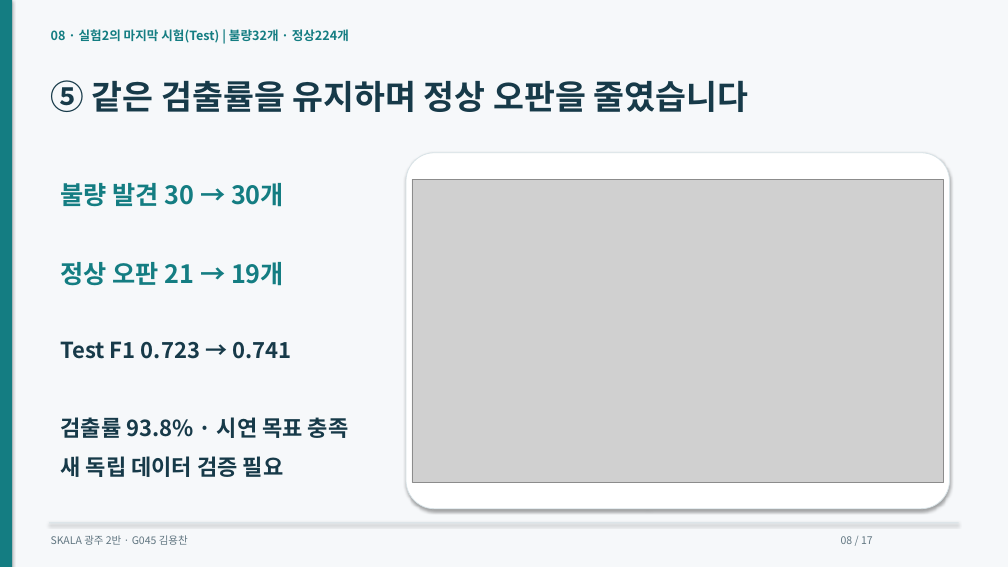
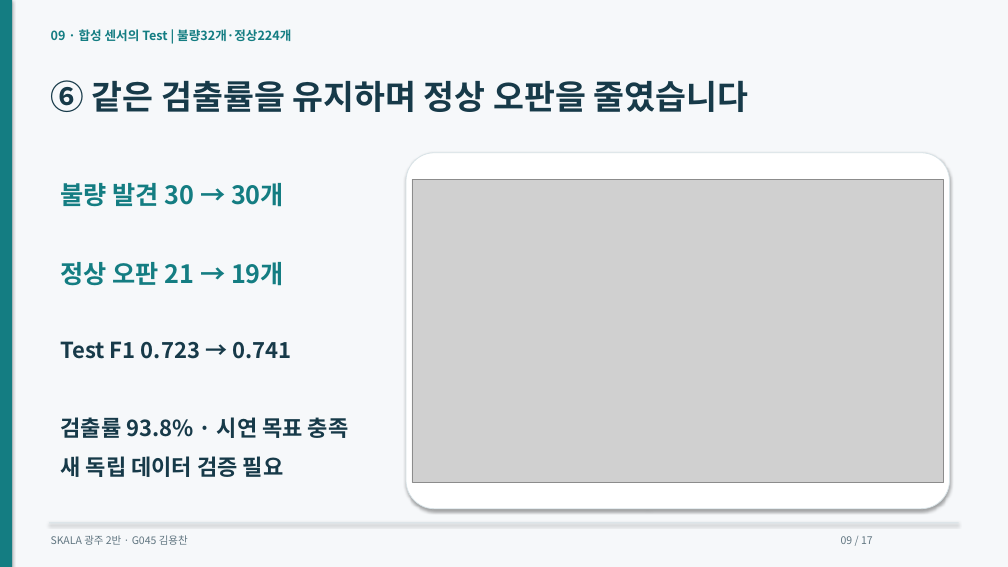
Before and after one commit to dragonchan95/Semiconductor-AI-Agent, a slide deck: slide 9 of docs/G045_Semiconductor_Agent.pptx (slide 8 before the commit). Drawn at 1008x567 pixels with LibreOffice and Linux fonts; fonts in the diff are those of the drawing; grey boxes stand for pictures. Boxes give left, top, right and bottom in pixels: in the first picture for what was removed or moved away, otherwise in the second. Text is boxed around its words. In the diff, an @@ line names an element or a change of style, - is before the commit and + after.

```diff
--- a/docs/G045_Semiconductor_Agent.pptx
+++ b/docs/G045_Semiconductor_Agent.pptx
@@ text at (x1=51, y1=29, x2=291, y2=41): text changed @@
-08 · 실험2의 마지막 시험(Test) | 불량32개 · 정상224개
+09 · 합성 센서의 Test | 불량32개·정상224개
@@ text at (x1=51, y1=80, x2=749, y2=112): text changed @@
-⑤ 같은 검출률을 유지하며 정상 오판을 줄였습니다
+⑥ 같은 검출률을 유지하며 정상 오판을 줄였습니다
```
Also in this commit, not shown: 13 other slides changed, 1 slide added, 1 slide removed, 15 other files.
